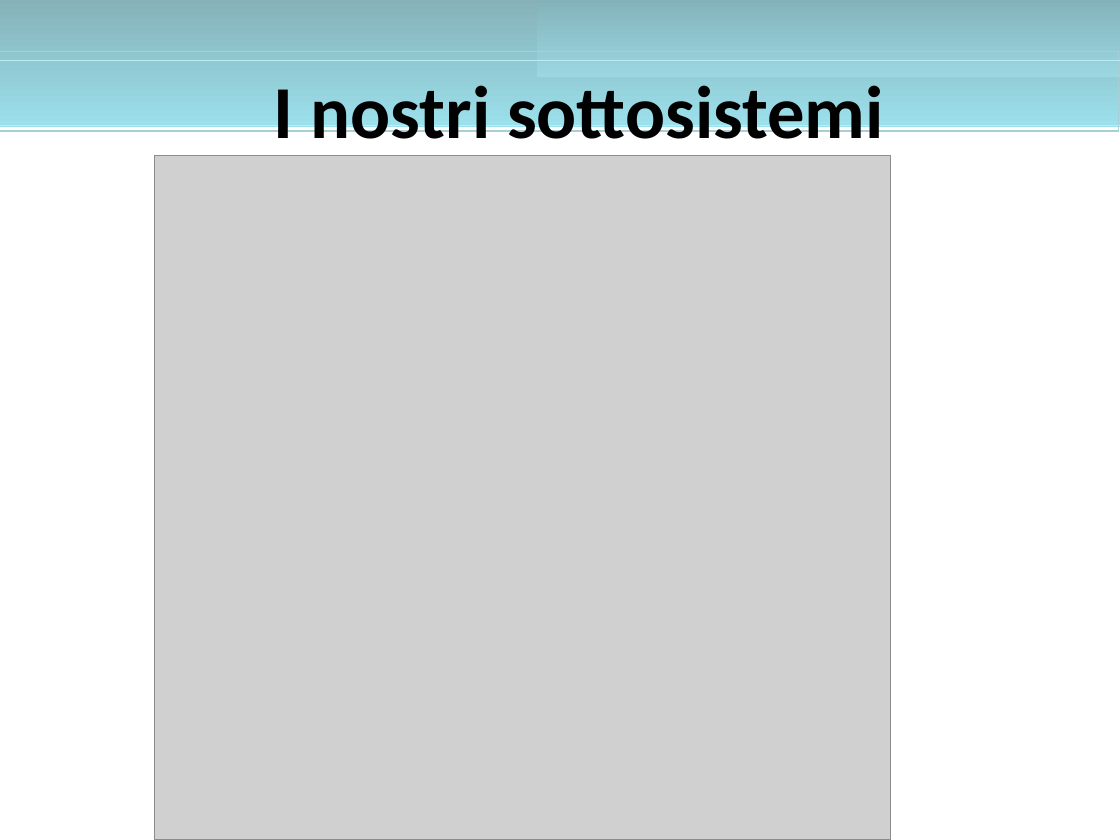
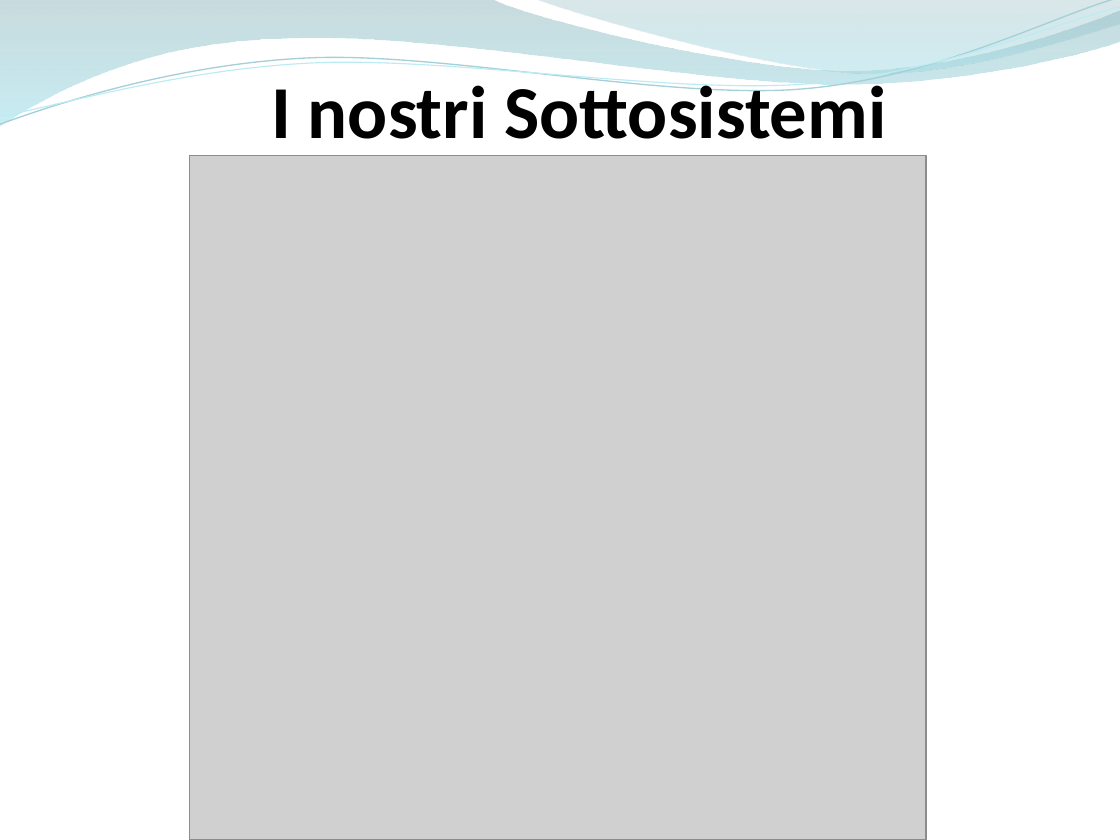
Before and after one commit to ammirate/at-silo, a slide deck: slide 18 of Presentazione/Atsilo1/Micco/Atsilo_A_Micco.pptx (slide 17 before the commit). Drawn at 1120x840 pixels with LibreOffice and Linux fonts; fonts in the diff are those of the drawing; grey boxes stand for pictures. Boxes give left, top, right and bottom in pixels: in the first picture for what was removed or moved away, otherwise in the second. Text is boxed around its words. In the diff, an @@ line names an element or a change of style, - is before the commit and + after.

```diff
--- a/Presentazione/Atsilo1/Micco/Atsilo_A_Micco.pptx
+++ b/Presentazione/Atsilo1/Micco/Atsilo_A_Micco.pptx
@@ rectangle removed at bbox=[0, 0, 1120, 127] @@
@@ freeform shape added at bbox=[0, 0, 1120, 127], fill gradient #86B2B9 to #9BE0EC @@
@@ freeform shape added at bbox=[0, 0, 1120, 131], outline #A5D0D7 0.85 pt @@
@@ freeform shape added at bbox=[0, 7, 1120, 125], outline #BBECF4 0.75 pt @@
@@ rectangle removed at bbox=[536, 0, 1120, 77] @@
@@ freeform shape added at bbox=[536, 0, 1120, 77], fill gradient #84B3BB to #9BD7E1 @@
@@ rectangle removed at bbox=[0, 52, 1119, 131] @@
@@ rectangle removed at bbox=[0, 60, 1120, 125] @@
@@ text at bbox=[271, 76, 886, 139]: text changed @@
-I nostri sottosistemi
+I nostri Sottosistemi
@@ picture: place and size @@
-picture at bbox=[155, 156, 890, 840]
+picture at bbox=[189, 156, 926, 840]
```
Also in this commit, not shown: 16 other slides changed, 7 slides added, 6 slides removed.
